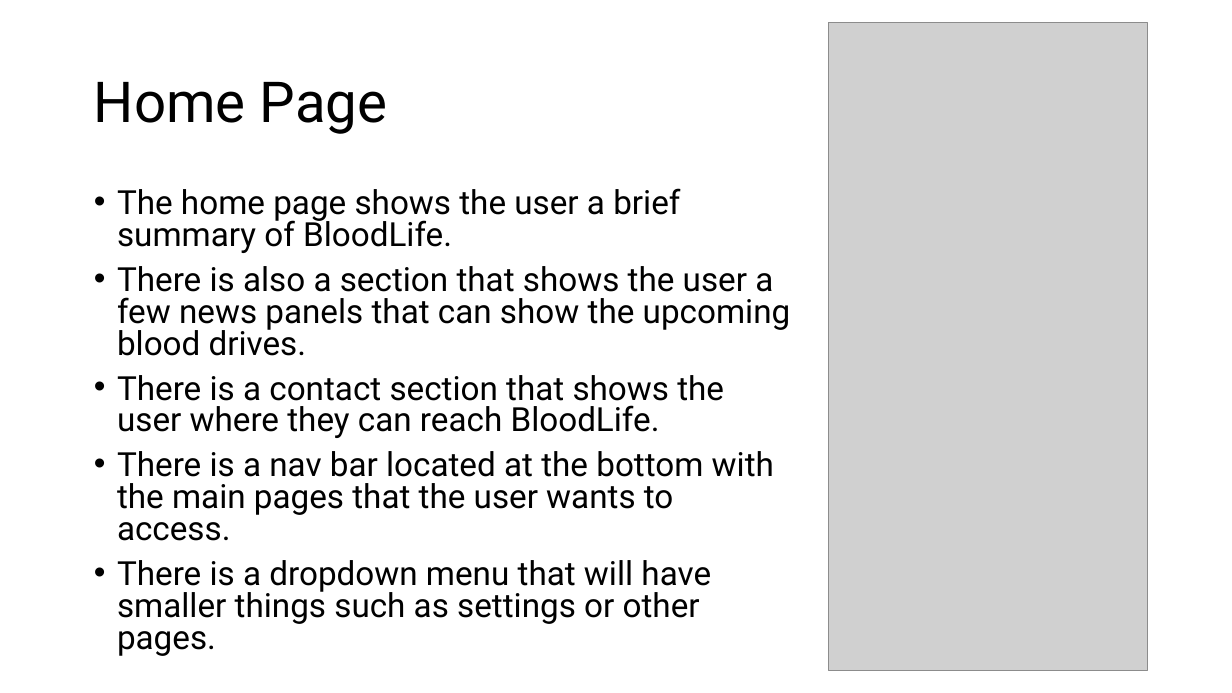
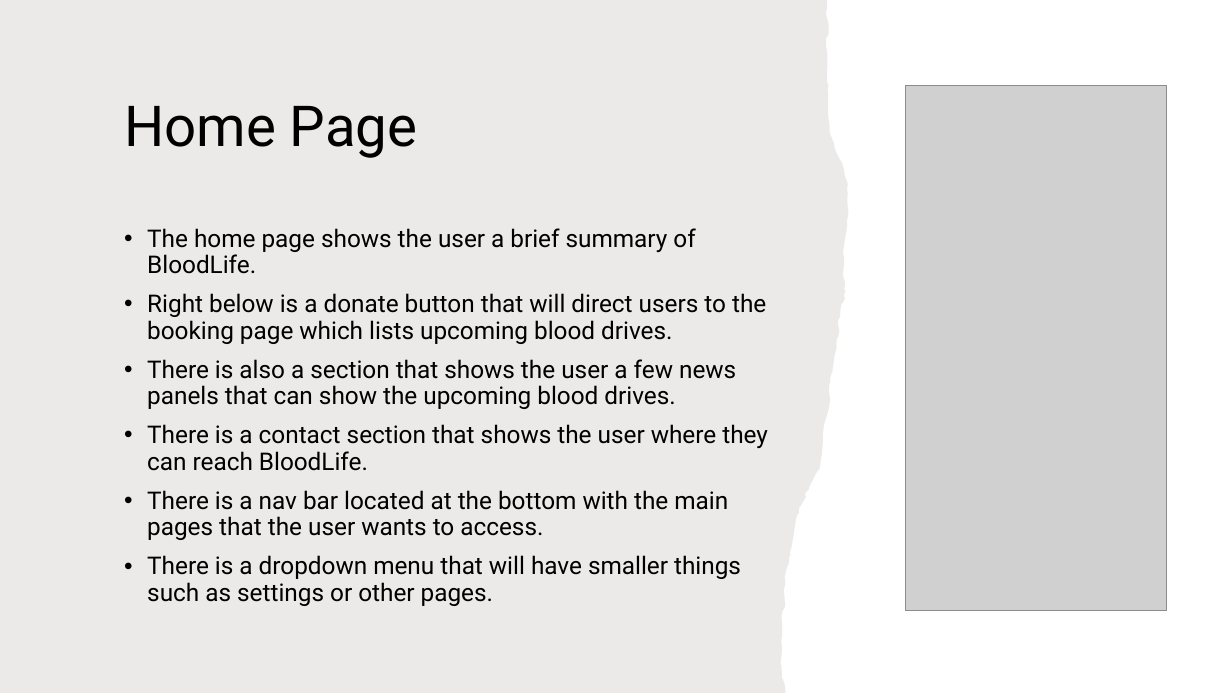
Before and after one commit to gennarofinelli/AppDev2Project, a slide deck: slide 7 of BloodLife Presentation.pptx. Drawn at 1232x693 pixels with LibreOffice and Linux fonts; fonts in the diff are those of the drawing; grey boxes stand for pictures. Boxes give left, top, right and bottom in pixels: in the first picture for what was removed or moved away, otherwise in the second. Text is boxed around its words. In the diff, an @@ line names an element or a change of style, - is before the commit and + after.

```diff
--- a/BloodLife Presentation.pptx
+++ b/BloodLife Presentation.pptx
@@ freeform shape added at [0, 0, 884, 693], fill #82766A at 15% opacity @@
@@ title "Home Page": place and size @@
-title "Home Page" at [94, 82, 388, 134]
+title "Home Page" at [124, 106, 418, 158]
@@ picture: place and size @@
-picture at [828, 23, 1147, 670]
+picture at [906, 86, 1167, 611]
@@ text "The home page shows the ...": place and size @@
-text "The home page shows the ..." at [117, 188, 791, 624]
+text "The home page shows the ..." at [147, 228, 768, 606]
@@ text at [147, 228, 768, 606]: size 25.9 to 19 pt in "The home page shows the user a ...", "There is also a section that shows ...", "There is a contact section that shows ...", "There is a nav bar located at ..." and 1 more places; line spacing 0.8 to 0.9 @@
@@ text at [147, 293, 766, 344]: paragraph added @@
+• Right below is a donate button that will direct users to the booking page which lists upcoming blood drives.
```
Also in this commit, not shown: 11 other slides changed, 1 slide added.
